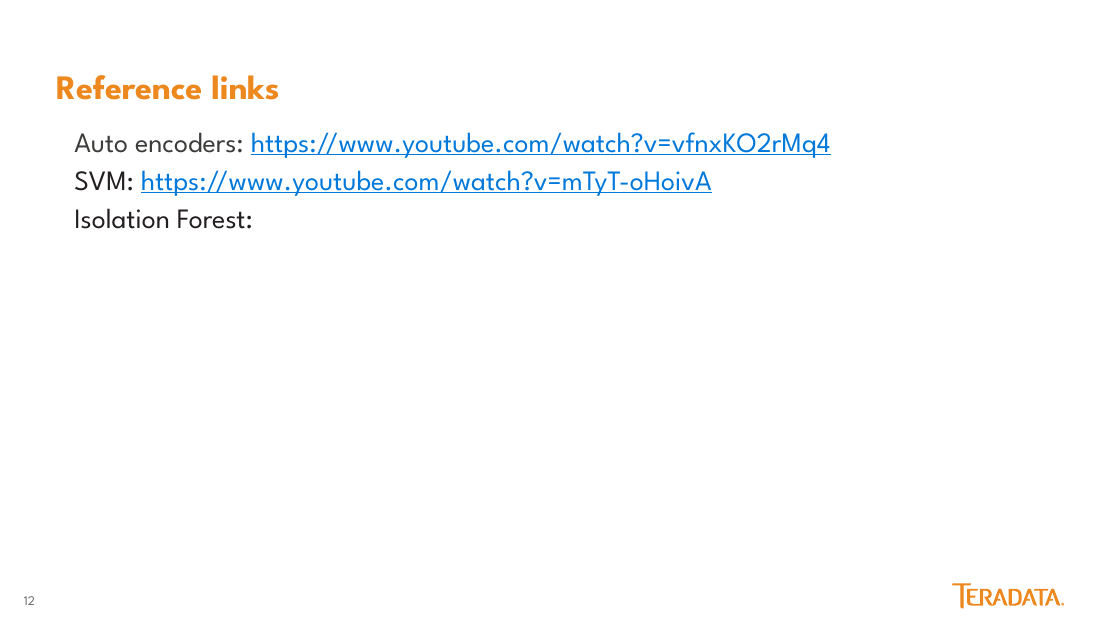
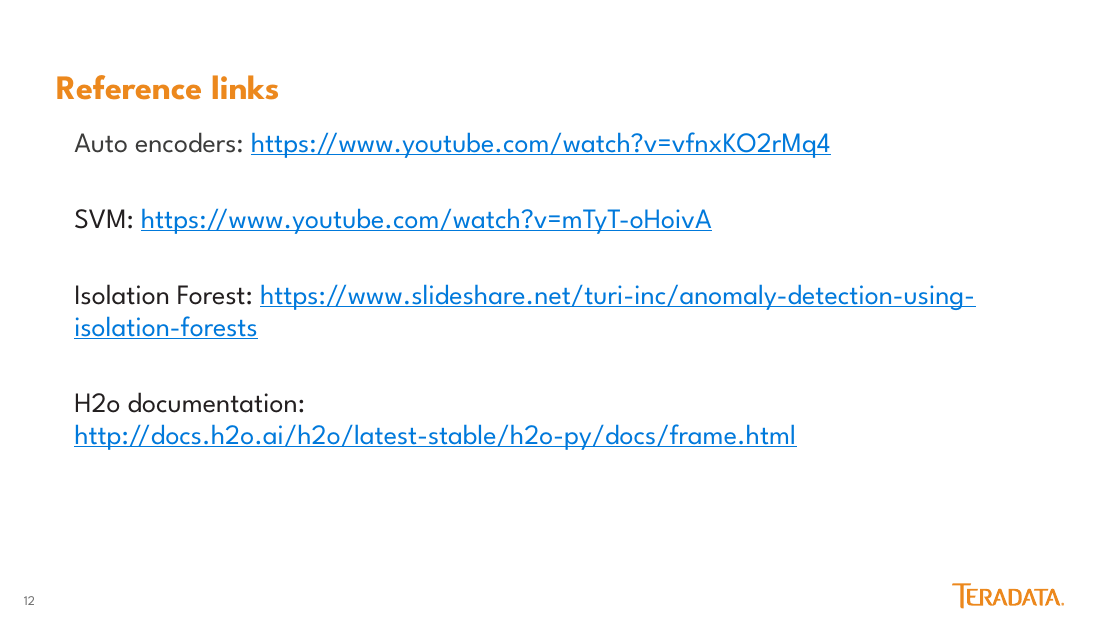
Before and after one commit to jackalwoods/Anomaly-Detection, a slide deck: slide 12 of Anamoly Detection.pptx. Drawn at 1120x630 pixels with LibreOffice and Linux fonts; fonts in the diff are those of the drawing. Boxes give left, top, right and bottom in pixels: in the first picture for what was removed or moved away, otherwise in the second. Text is boxed around its words. In the diff, an @@ line names an element or a change of style, - is before the commit and + after.

```diff
--- a/Anamoly Detection.pptx
+++ b/Anamoly Detection.pptx
@@ text at [74,284,975,450]: text changed; text colour #231F20 to #0079DB @@
-Isolation Forest:
+Isolation Forest: https://www.slideshare.net/turi-inc/anomaly-detection-using-isolation-forests
+H2o documentation: http://docs.h2o.ai/h2o/latest-stable/h2o-py/docs/frame.html
```
Also in this commit, not shown: 9 other slides changed.
